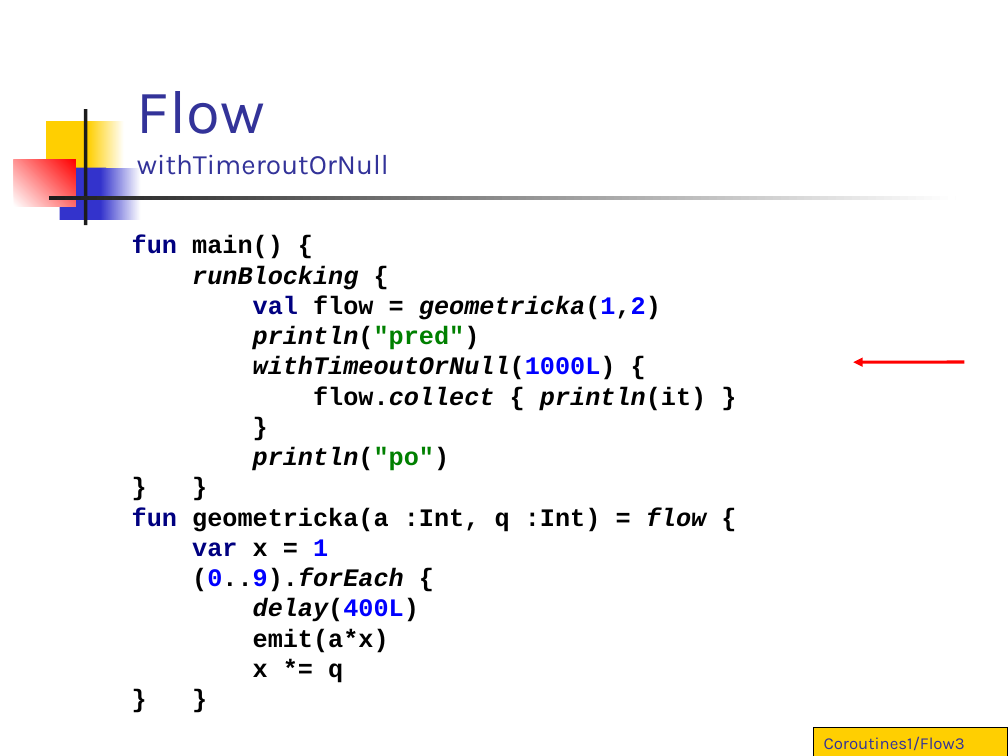
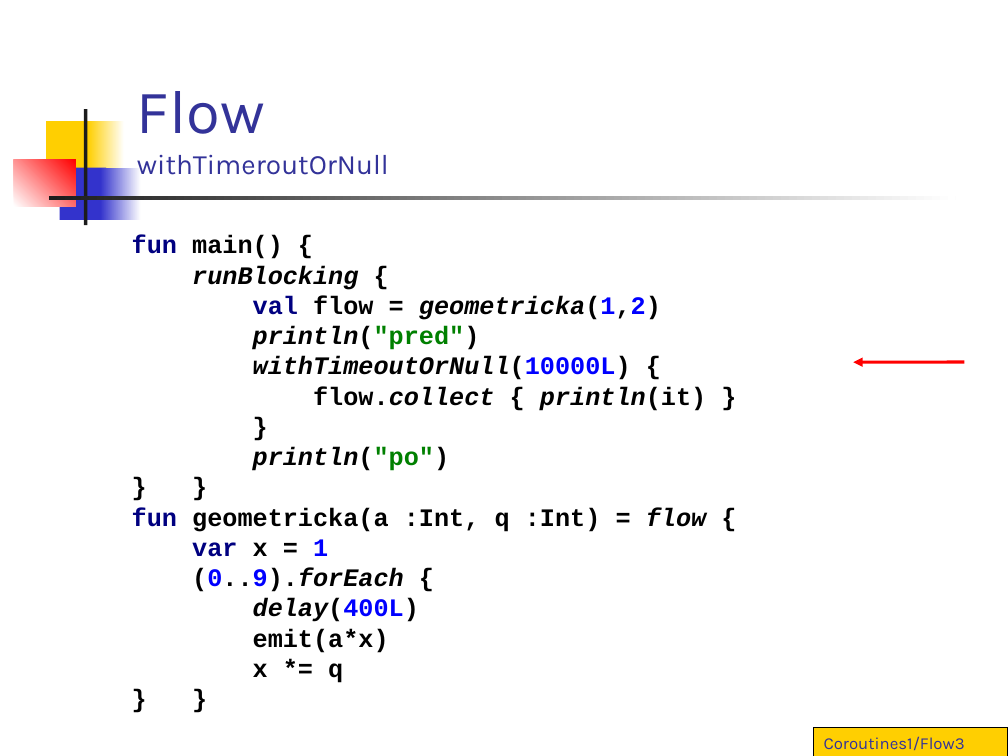
Before and after one commit to vmandro/Prednasky, a slide deck: slide 6 of 10/10_Cvicenie.ppt. Drawn at 1008x756 pixels with LibreOffice and Linux fonts; fonts in the diff are those of the drawing. Boxes give left, top, right and bottom in pixels: in the first picture for what was removed or moved away, otherwise in the second. Text is boxed around its words. In the diff, an @@ line names an element or a change of style, - is before the commit and + after.

```diff
--- a/10/10_Cvicenie.ppt
+++ b/10/10_Cvicenie.ppt
@@ text at <box>132,235,706,683</box>: text changed @@
-fun main() {
-runBlocking {
-val flow = geometricka(1,2)
-println("pred")
-withTimeoutOrNull(1000L) {
-flow.collect { println(it) }
-}
-println("po")
-} }
-fun geometricka(a :Int, q :Int) = flow {
-var x = 1
-(0..9).forEach {
-delay(400L)
-emit(a*x)
-x *= q
-} }
+fun main() {
+runBlocking {
+val flow = geometricka(1,2)
+println("pred")
+withTimeoutOrNull(10000L) {
+flow.collect { println(it) }
+}
+println("po")
+} }
+fun geometricka(a :Int, q :Int) = flow {
+var x = 1
+(0..9).forEach {
+delay(400L)
+emit(a*x)
+x *= q
+} }
```
Also in this commit, not shown: 6 other slides changed, 2 slides added, 2 other files.
